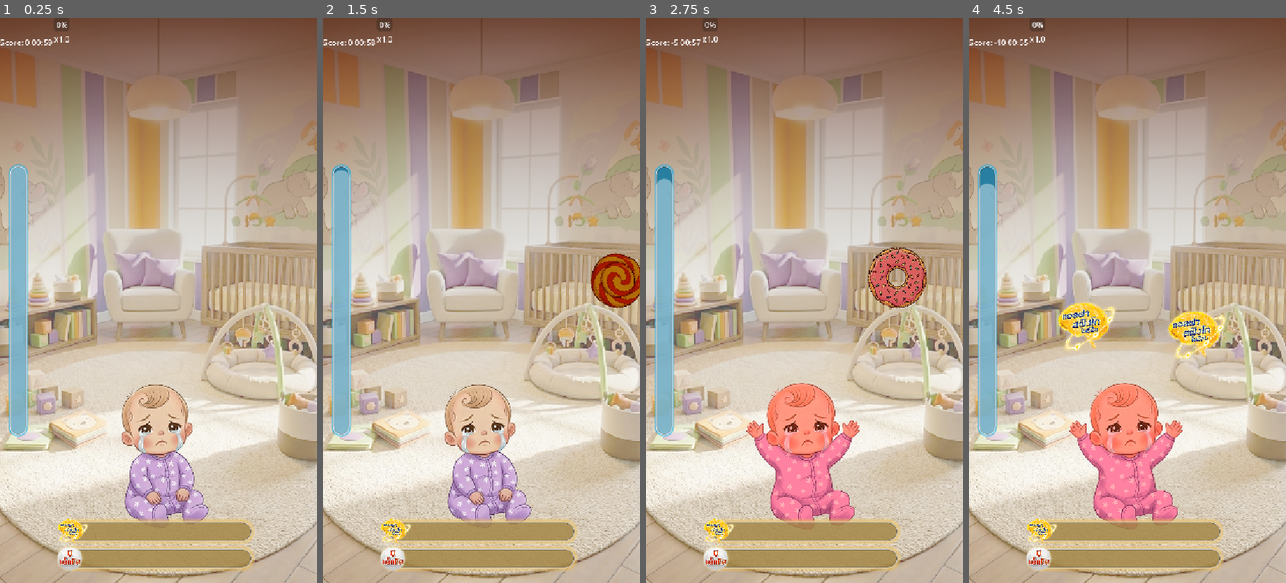
Above: before the commit, frames 1-4 (left to right).
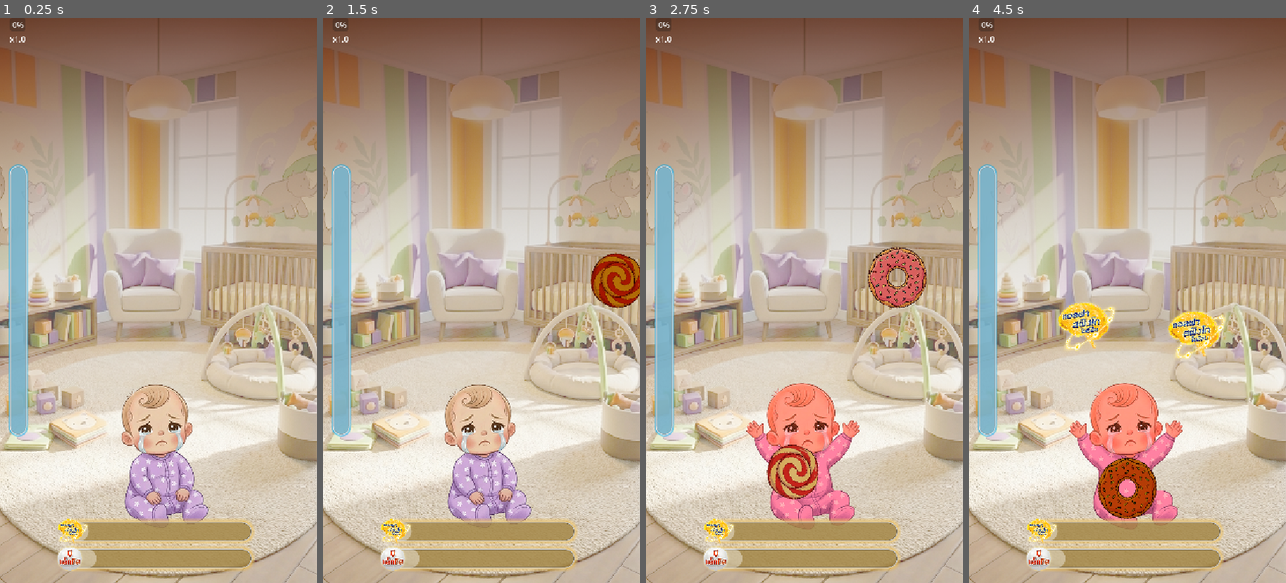
Above: after the commit, the same moments.

Repository: 6099sin/pro-c
Game: Godot game, scene res://scenes/core/Main.tscn
The game is run twice, just before and just after one commit, with the same random seed, the same clock (stepped at 60 frames per second) and the same inputs. This scene is started directly instead of the project's main scene.
Inputs (mouse positions are in pixels of both pictures, inside the frame that each line leads up to):
- Up to frame 1 (0.25 s): no input
- Up to frame 2 (1.5 s): tap Enter at 0.5 s; move the mouse to (551, 272) at 0.52 s; click (551, 272) at 0.67 s; drag from (639, 328) to (481, 453) at 1.27 s
- Up to frame 3 (2.75 s): move the mouse to (836, 176) at 2.02 s; click (836, 176) at 2.17 s
- Up to frame 4 (4.5 s): drag from (1219, 277) to (1032, 215) at 2.77 s; move the mouse to (1222, 385) at 3.52 s; click (1222, 385) at 3.67 s; drag from (1273, 283) to (1048, 436) at 4.27 s

The runs differ from the first frame. In frame 1, 0.5% of the frame differs, in the area x 0-31%, y 0-98%; in frame 2, 0.5%; in frame 3, 1.9%; in frame 4, 2.2%, in the area x 0-60%, y 0-98%.
Error after the commit: Invalid access to property or key 'score_updated' on a base object of type 'Node (SignalBus.gd)'. (res://scripts/ui/HUD.gd:15)

Commit message:
dev separate score

Diff:
--- a/scenes/ui/HUD.tscn
+++ b/scenes/ui/HUD.tscn
@@ -136,6 +136,9 @@
 offset_bottom = 100.0
 
 [node name="ScoreLabel" type="Label" parent="TopBar"]
+layout_mode = 2
+
+[node name="ScoreLabel2" type="Label" parent="TopBar"]
 layout_mode = 2
 
 [node name="TimerLabel" type="Label" parent="TopBar"]
--- a/scripts/autoloads/GameManager.gd
+++ b/scripts/autoloads/GameManager.gd
@@ -3,11 +3,14 @@
 # Autoload: GameManager
 
 var score: int = 0
+var score_alpha: int=4
+var score_beta: int=1
 var combo_multiplier: float = 1.0
 var time_left: float = 60.0
 var is_game_active: bool = false
 var user_name: String = ""
 var user_tel: String = ""
+const MAX_SCORE_ALPHA_BETA = 500
 const MAX_COMBO = 3.0
 const COMBO_STEP = 0.1
 
@@ -20,7 +23,8 @@
 	combo_multiplier = 1.0
 	time_left = 60.0
 	is_game_active = true
-	SignalBus.score_updated.emit(score)
+	SignalBus.score_updated_alpha.emit(score)
+	SignalBus.score_updated_beta.emit(score)
 	SignalBus.time_updated.emit(time_left)
 
 func _process(delta):
@@ -44,7 +48,8 @@
 		# Increase combo
 		combo_multiplier = min(combo_multiplier + COMBO_STEP, MAX_COMBO)
 
-	SignalBus.score_updated.emit(score)
+	SignalBus.score_updated_alpha.emit(score)
+	SignalBus.score_updated_beta.emit(score)
 
 func reset_combo():
 	combo_multiplier = 1.0
--- a/scripts/autoloads/SignalBus.gd
+++ b/scripts/autoloads/SignalBus.gd
@@ -2,7 +2,8 @@
 
 # Autoload: SignalBus
 
-signal score_updated(new_score: int)
+signal score_updated_alpha(new_score: int)
+signal score_updated_beta(new_score: int)
 signal time_updated(time_left: float)
 signal game_over(final_score: int, grade: String)
 signal request_sfx(sfx_name: String)
--- a/scripts/objects/Basket.gd
+++ b/scripts/objects/Basket.gd
@@ -32,14 +32,28 @@
 func process_item(item: Item):
 	play_hit_effect(item.type)
 
-	if item.type == Utils.ItemType.FRUIT:
-		GameManager.add_score(item.score)
+	var id = item.item_id
+
+	# Specific items for Alpha/Beta bars
+	if id == "fruit_1": # This is "alphaFood"
+		GameManager.add_score_alpha(item.score)
 		SignalBus.request_sfx.emit("pop")
+	elif id == "fruit_2": # This is "betaFood"
+		GameManager.add_score_beta(item.score)
+		SignalBus.request_sfx.emit("pop")
+	elif id in ["trap_1", "trap_2", "trap_3"]:
+		GameManager.add_score_alpha(item.score) # These are candies 1-3
+		SignalBus.request_sfx.emit("explosion")
+	elif id in ["trap_4", "trap_5"]:
+		GameManager.add_score_beta(item.score) # These are candies 4-5
+		SignalBus.request_sfx.emit("explosion")
+	# Fallback to general score for any other items
 	else:
 		GameManager.add_score(item.score)
-		SignalBus.request_sfx.emit("explosion")
-		# Maybe trigger game over or penalty?
-		# GameManager.end_game() # if bombs are fatal
+		if item.type == Utils.ItemType.FRUIT:
+			SignalBus.request_sfx.emit("pop")
+		else:
+			SignalBus.request_sfx.emit("explosion")
 
 	item.deactivate()
 
